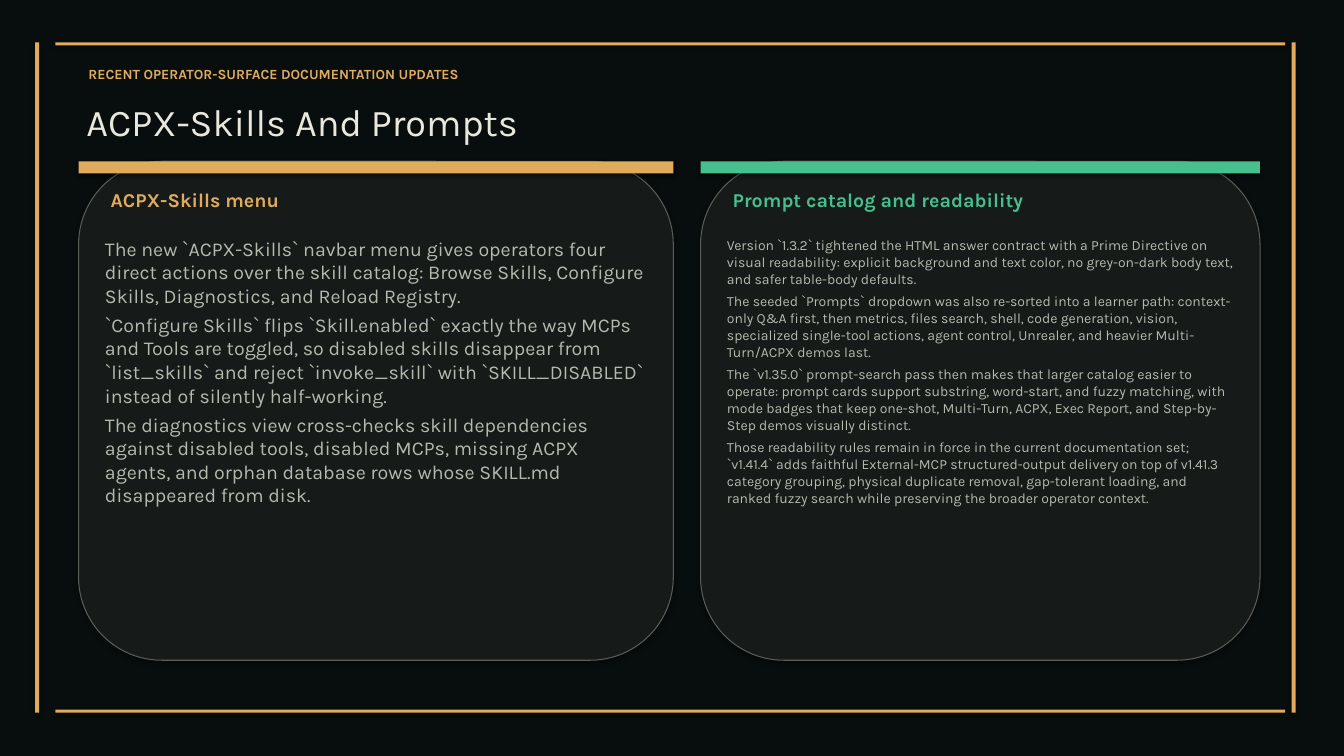
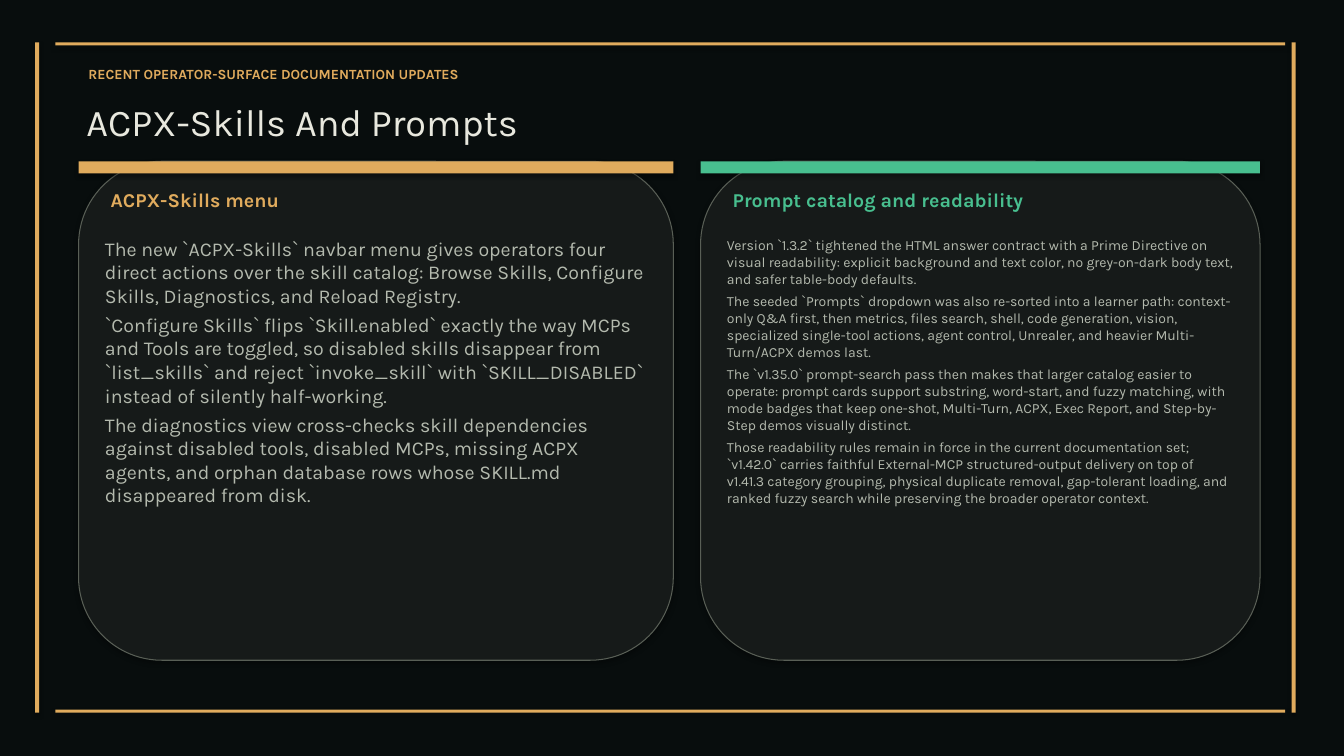
Before and after one commit to XAIHT/Tlamatini, a slide deck: slide 91 of Tlamatini_eXtended_Artificial_Intelligence_Humanly_Tempered.pptx (slide 88 before the commit). Drawn at 1344x756 pixels with LibreOffice and Linux fonts; fonts in the diff are those of the drawing. Boxes give left, top, right and bottom in pixels: in the first picture for what was removed or moved away, otherwise in the second. Text is boxed around its words. In the diff, an @@ line names an element or a change of style, - is before the commit and + after.

```diff
--- a/Tlamatini_eXtended_Artificial_Intelligence_Humanly_Tempered.pptx
+++ b/Tlamatini_eXtended_Artificial_Intelligence_Humanly_Tempered.pptx
@@ text at (x1=727, y1=442, x2=1227, y2=507): text changed @@
-Those readability rules remain in force in the current documentation set; `v1.41.4` adds faithful External-MCP structured-output delivery on top of v1.41.3 category grouping, physical duplicate removal, gap-tolerant loading, and ranked fuzzy search while preserving the broader operator context.
+Those readability rules remain in force in the current documentation set; `v1.42.0` carries faithful External-MCP structured-output delivery on top of v1.41.3 category grouping, physical duplicate removal, gap-tolerant loading, and ranked fuzzy search while preserving the broader operator context.
```
Also in this commit, not shown: 27 other slides changed, 5 slides added, 1 slide removed, 7 other files.
